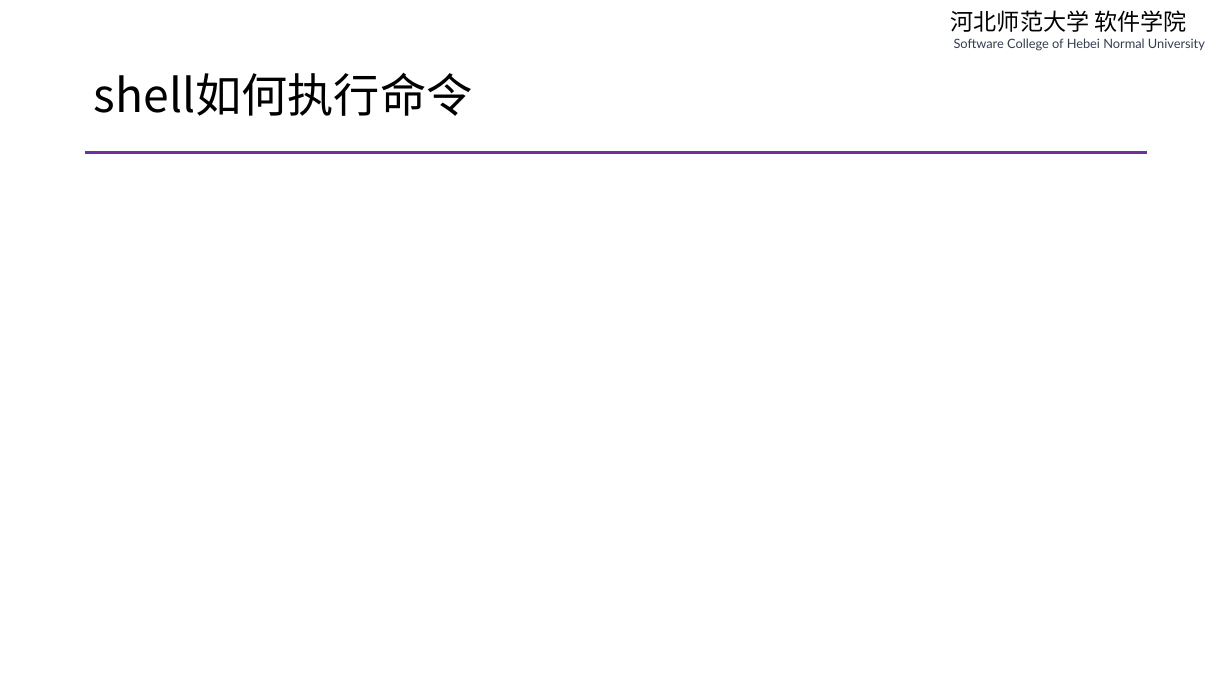
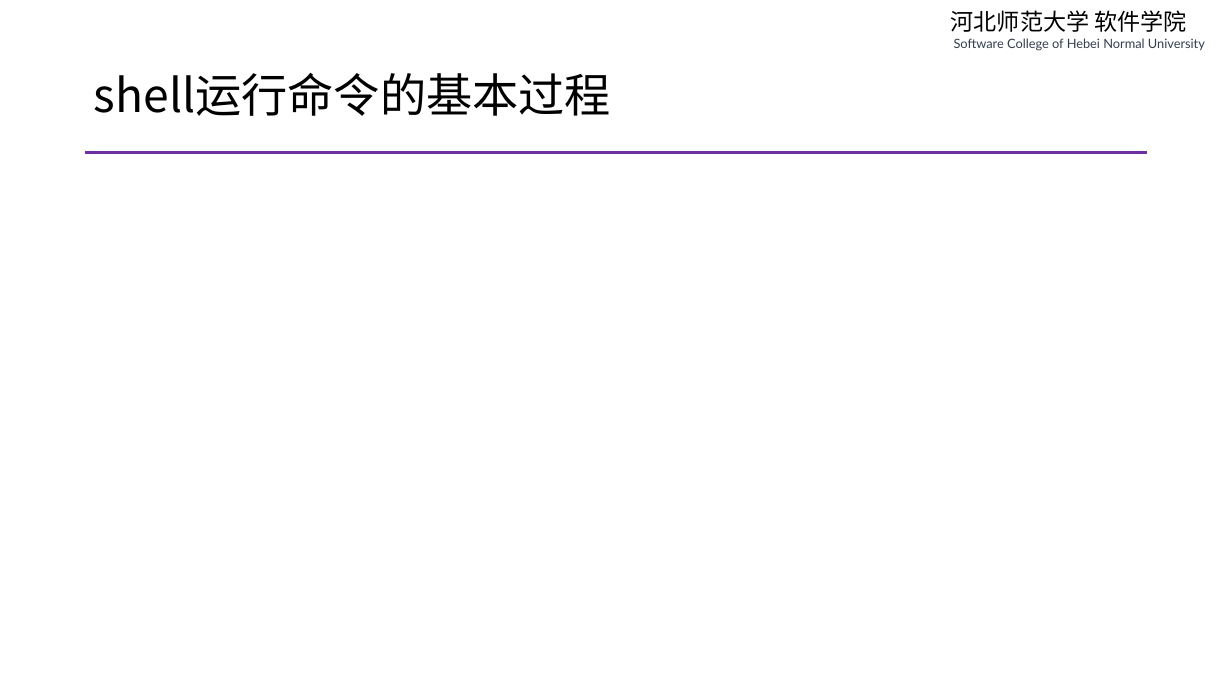
Before and after one commit to edu2act/course-php-serverside-development-on-linux, a slide deck: slide 10 of materials/slides/ch01-review-and-linux.pptx. Drawn at 1232x693 pixels with LibreOffice and Linux fonts; fonts in the diff are those of the drawing. Boxes give left, top, right and bottom in pixels: in the first picture for what was removed or moved away, otherwise in the second. Text is boxed around its words. In the diff, an @@ line names an element or a change of style, - is before the commit and + after.

```diff
--- a/materials/slides/ch01-review-and-linux.pptx
+++ b/materials/slides/ch01-review-and-linux.pptx
@@ title at box(94, 73, 611, 116): text changed @@
-shell如何执行命令
+shell运行命令的基本过程
```
Also in this commit, not shown: 4 other slides changed, 3 other files.
